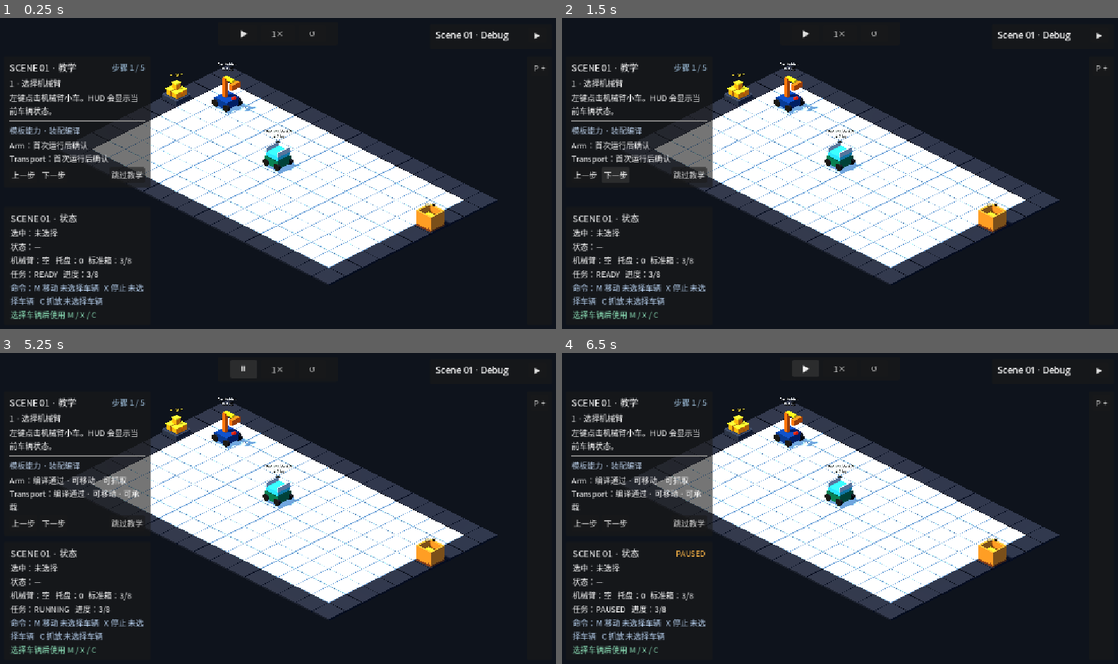
Above: before the commit, frames 1-4 (two rows, left to right).
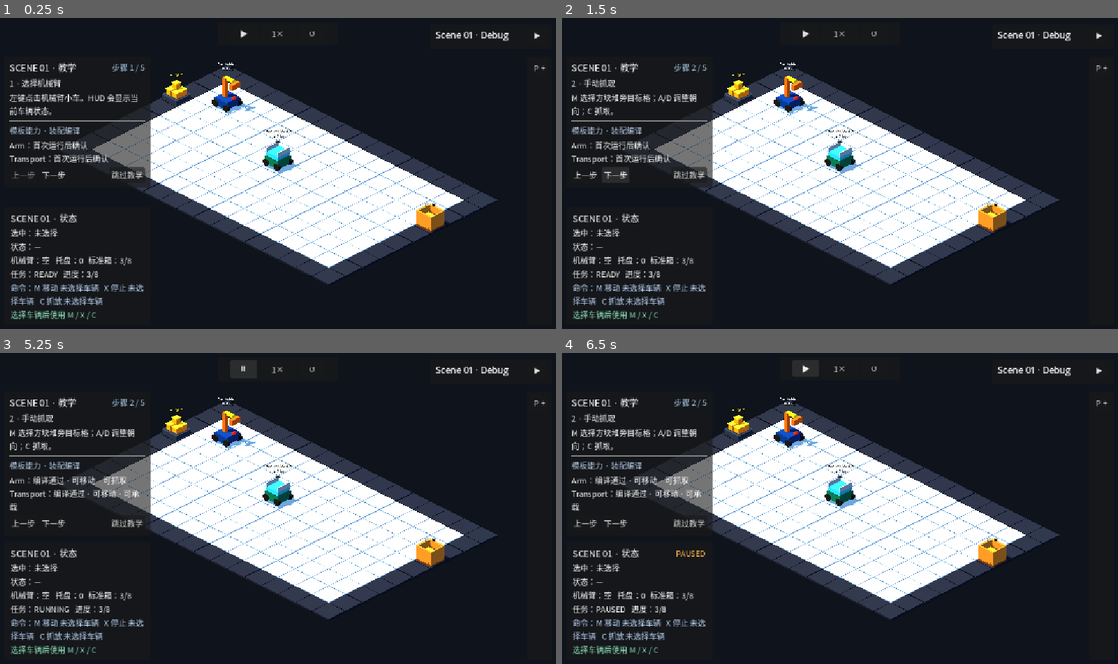
Above: after the commit, the same moments.

Repository: Ri0n72Y/automata
Game: Godot game, scene res://scenes/scene_01/scene_01_basic_packing.tscn
Same seed, same stepped clock (60 frames per second), same inputs: the game is played once before the commit and once after it.
Inputs (mouse positions are in pixels of both pictures, inside the frame that each line leads up to):
- Up to frame 1 (0.25 s): no input
- Up to frame 2 (1.5 s): click (584, 173) at 0.5 s, where only the run before the commit has a clickable "上一步"; click "下一步" at 1.25 s
- Up to frame 3 (5.25 s): click "跳过教学" at 2 s; click "P +" at 2.75 s; click "−" at 3.5 s; click "教学" at 4.25 s; click "▶" at 5 s
- Up to frame 4 (6.5 s): click "⏸" at 5.75 s

The runs differ from the first frame. In frame 1, less than 0.1% of the frame differs, in the area x 2-7%, y 49-52%; in frame 2, 0.7%, in the area x 1-25%, y 14-32%; in frame 3, 0.7%; in frame 4, 0.7%.

Commit message:
feat(scene-01): wire Tutorial previous next controls

Diff:
--- a/scripts/scene_01/scene_01_tutorial_ui.gd
+++ b/scripts/scene_01/scene_01_tutorial_ui.gd
@@ -11,6 +11,8 @@
 @onready var _title_label: Label = %StepTitle
 @onready var _body_label: Label = %StepBody
 @onready var _capability_label: Label = %CapabilityLabel
+@onready var _previous_button: Button = %PreviousButton
+@onready var _next_button: Button = %NextButton
 @onready var _skip_button: Button = %SkipButton
 @onready var _root: Node = get_parent()
 @onready var _tutorial: TutorialScript = _root.get_node("SceneRoot/Scene01Tutorial") as TutorialScript
@@ -18,6 +20,8 @@
 @onready var _manual_guide: Control = _root.get_node("UIRoot/RootControl") as Control
 @onready var _reopen_button: Button = _root.get_node("UIRoot/RootControl/Panel/Margin/VBox/HeaderRow/TutorialButton") as Button
 func _ready() -> void:
+	_previous_button.pressed.connect(_tutorial.previous_step)
+	_next_button.pressed.connect(_tutorial.next_step)
 	_skip_button.pressed.connect(_on_skip_pressed)
 	_reopen_button.pressed.connect(_on_reopen_pressed)
 	_tutorial.presentation_changed.connect(_refresh)
@@ -45,6 +49,8 @@
 	_title_label.text = _step_title(step)
 	_body_label.text = _step_body(step)
 	_capability_label.text = _capability_summary()
+	_previous_button.disabled = step == TutorialScript.Step.SELECT_ARM
+	_next_button.disabled = step == TutorialScript.Step.DONE
 	_skip_button.text = "关闭教学" if step == TutorialScript.Step.DONE else "跳过教学"
 func _capability_summary() -> String:
 	return "%s\n%s" % [
@@ -81,6 +87,6 @@
 		TutorialScript.Step.SELECT_ARM: return "左键点击机械臂小车。HUD 会显示当前车辆状态。"
 		TutorialScript.Step.MANUAL_PICKUP: return "M 选择方块堆旁目标格；A/D 调整朝向；C 抓取。"
 		TutorialScript.Step.MANUAL_DROP: return "移动到 StandardBox 旁，朝向箱体并按 C 放入方块。"
-		TutorialScript.Step.PROGRAM_RUN: return "打开右侧 PROGRAM，用 Arm 的 MoveTo + GrabDrop 完成一次真实装箱。"
+		TutorialScript.Step.PROGRAM_RUN: return "打开右侧 PROGRAM，用 Arm 的 MoveTo + Face + GrabDrop 完成一次真实装箱。"
 		TutorialScript.Step.MULTI_VEHICLE: return "在同一成功装箱程序加入 Transport MoveTo；每条命令显式写 vehicle_id。"
 		_: return "已完成手动搬运、基础 Program 和最小多车串行。"
